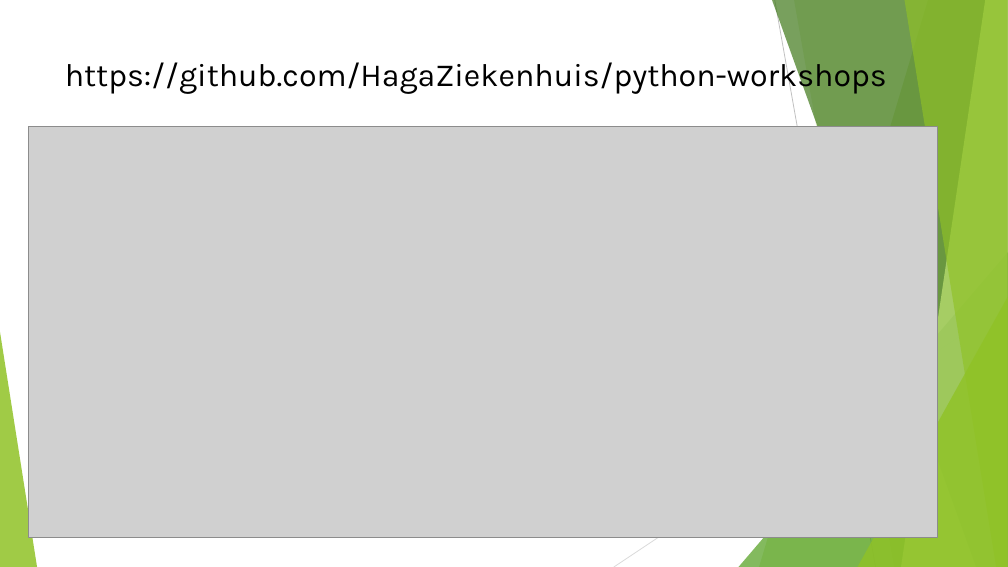
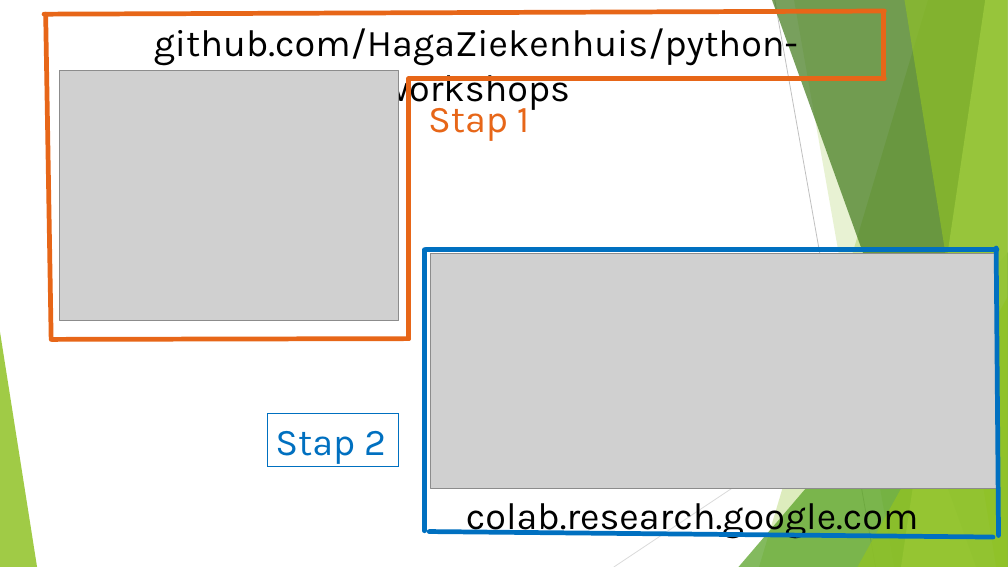
Before and after one commit to HagaZiekenhuis/python-workshops, a slide deck: slide 20 of Intro.pptx (slide 21 before the commit). Drawn at 1008x567 pixels with LibreOffice and Linux fonts; fonts in the diff are those of the drawing; grey boxes stand for pictures. Boxes give left, top, right and bottom in pixels: in the first picture for what was removed or moved away, otherwise in the second. Text is boxed around its words. In the diff, an @@ line names an element or a change of style, - is before the commit and + after.

Commit message:
instructies
Instructies voor notebook downloaden en uploaden naar google colab samengevoegd in 1 slide

```diff
--- a/Intro.pptx
+++ b/Intro.pptx
@@ line added from (44, 14) to (885, 11), #E76618 4.5 pt @@
@@ line added from (51, 340) to (45, 14), #E76618 4.5 pt @@
@@ text at [154,22,798,111]: text changed; size 30.6 to 36 pt @@
-https://github.com/HagaZiekenhuis/python-workshops
+github.com/HagaZiekenhuis/python-workshops
@@ line added from (884, 13) to (884, 79), #E76618 4.5 pt @@
@@ picture: place and size @@
-picture at [29,127,938,538]
+picture at [60,70,399,321]
@@ line added from (409, 79) to (409, 339), #E76618 4.5 pt @@
@@ line added from (409, 79) to (885, 79), #E76618 4.5 pt @@
@@ text added at [428,97,529,141], 36 pt, text #E76618 @@
+Stap 1
@@ line added from (424, 250) to (424, 531), #0070C0 4.5 pt @@
@@ line added from (426, 250) to (997, 250), #0070C0 4.5 pt @@
@@ picture added at [430,253,997,488] @@
@@ line added from (999, 535) to (997, 248), #0070C0 4.5 pt @@
@@ line added from (52, 340) to (409, 339), #E76618 4.5 pt @@
@@ rectangle added at [268,414,399,467], outline #0070C0 0.75 pt, 36 pt, text #0070C0 @@
+Stap 2
@@ text added at [466,495,918,539], 36 pt, text #000000 @@
+colab.research.google.com
@@ line added from (994, 537) to (430, 532), #0070C0 4.5 pt @@
```
Also in this commit, not shown: 2 slides removed.
